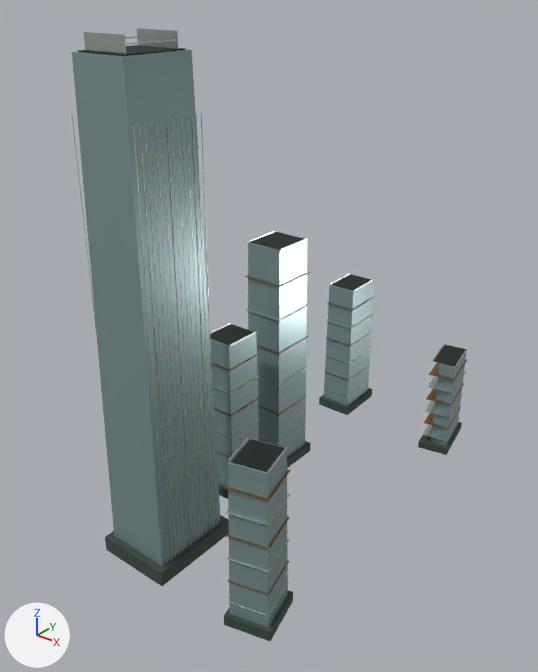
An edit to the glTF model landmarks/assets/shenzhen-bay-one.glb, drawn before and after from the same camera.
Both versions are drawn from a camera (50 mm lens) standing at (300.0, -410.0, 378.0) and looking at (-2.0, -32.0, 144.0). The lights are fixed; the arrows at lower left show +X, +Y and +Z. The picture after the commit comes second. Vertices at exactly the same position are counted once.

Names of what the first picture shows: 'crown_frame', 'envelope', 'fins', 'floor_bands', 'floor_bands.001', 'podium', 'roof_deck' and 2 more.
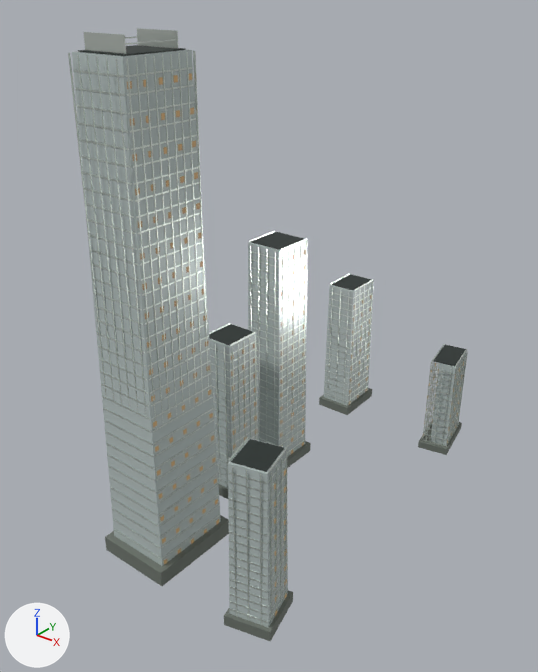
Boxes (x1, y1, x2, y2) around the edits, measured in the pictures (538 x 672 px):
'envelope', recoloured, surface changed (grey to light grey): (72, 49, 467, 628) in both
'fins', reshaped (175% wider, 28% taller): before (72, 113, 217, 563); after (68, 50, 468, 625)
'podium', recoloured: (105, 388, 462, 641) in both
'floor_bands.001', deleted: before (211, 271, 467, 595)
part 1 of me_fins, added: after (194, 51, 209, 391)
part 2 of me_fins, added: after (186, 52, 203, 400)
part 3 of me_fins, added: after (178, 53, 197, 404)
part 4 of me_fins, added: after (170, 54, 190, 404)
part 5 of me_fins, added: after (162, 55, 184, 412)
part 6 of me_fins, added: after (153, 56, 177, 415)
part 7 of me_fins, added: after (144, 57, 170, 413)
part 8 of me_fins, added: after (135, 57, 164, 423)
part 9 of me_fins, added: after (126, 58, 156, 421)
part 10 of me_fins, added: after (193, 50, 198, 145)
part 11 of me_fins, added: after (116, 58, 146, 413)
part 12 of me_fins, added: after (106, 57, 138, 412)
part 13 of me_fins, added: after (96, 57, 130, 409)
part 14 of me_fins, added: after (87, 56, 122, 405)
part 15 of me_fins, added: after (77, 55, 114, 400)
part 16 of me_fins, added: after (68, 54, 106, 394)
part 17 of me_fins, deleted: before (201, 113, 217, 519)
part 18 of me_fins, deleted: before (196, 114, 214, 528)
part 19 of me_fins, deleted: before (191, 115, 210, 530)
part 20 of me_fins, reshaped: before (72, 116, 206, 563); after (215, 241, 468, 625)
'floor_bands', unchanged, uncovered by the edit: before (212, 304, 466, 617); after (74, 67, 466, 623)
'night_windows', unchanged, uncovered by the edit: before (140, 146, 461, 585); after (127, 73, 464, 616)

What changed in the scene script:
```text
Change mat_glass:
    mat_glass.base_color: (0.27, 0.381, 0.392) -> (0.558, 0.644, 0.631)  # grey #8ea6a8 -> light grey #c5d2d0
    mat_glass.roughness: 0.24 -> 0.16
Change mat_stone:
    mat_stone.base_color: (0.0452, 0.0704, 0.0545) -> (0.153, 0.175, 0.15)  # greyish green #3c4b42 -> grey #6d746c
Change me_fins:
    used by ob_fins; location = (0.0, 0.0, 0.0)
    remove me_fins.from_pydata(...)  # 224 vertices, 336 faces; spans x -53.0..-2.0, y -144.0..-93.0, z 1.0..307.0
    add me_fins.from_pydata(...)  # 896 vertices, 1344 faces; spans x -52.0..85.0, y -148.0..153.0, z 0.0..340.0
    me_fins part 1: a new loose piece, a box spanning x -4.55..-3.9, y -94.72..-94.1, z 0.5..339.9, in mat_metal (light grey #d5ddd6)
    me_fins part 2: a new loose piece, a box spanning x -4.56..-3.91, y -100.82..-100.19, z 0.5..339.9, in mat_metal (light grey #d5ddd6)
    me_fins part 3: a new loose piece, a box spanning x -4.57..-3.92, y -106.91..-106.29, z 0.5..339.9, in mat_metal (light grey #d5ddd6)
    me_fins part 4: a new loose piece, a box spanning x -4.58..-3.93, y -113.01..-112.39, z 0.5..339.9, in mat_metal (light grey #d5ddd6)
    me_fins part 5: a new loose piece, a box spanning x -4.59..-3.94, y -119.11..-118.49, z 0.5..339.9, in mat_metal (light grey #d5ddd6)
    me_fins part 6: a new loose piece, a box spanning x -4.6..-3.95, y -125.21..-124.59, z 0.5..339.9, in mat_metal (light grey #d5ddd6)
    me_fins part 7: a new loose piece, a box spanning x -4.61..-3.96, y -131.31..-130.69, z 0.5..339.9, in mat_metal (light grey #d5ddd6)
    me_fins part 8: a new loose piece, a box spanning x -4.62..-3.97, y -137.41..-136.79, z 0.5..339.9, in mat_metal (light grey #d5ddd6)
    me_fins part 9: a new loose piece, a box spanning x -4.63..-3.98, y -143.51..-142.89, z 0.5..339.9, in mat_metal (light grey #d5ddd6)
    me_fins part 10: a new loose piece, a box spanning x -8.61..-8.06, y -91.35..-90.7, z 0.5..339.9, in mat_metal (light grey #d5ddd6)
    me_fins part 11: a new loose piece, a box spanning x -8.7..-8.15, y -146.89..-146.24, z 0.5..339.9, in mat_metal (light grey #d5ddd6)
    me_fins part 12: a new loose piece, a box spanning x -16.29..-15.74, y -146.88..-146.23, z 0.5..339.9, in mat_metal (light grey #d5ddd6)
    me_fins part 13: a new loose piece, a box spanning x -23.87..-23.32, y -146.86..-146.21, z 0.5..339.9, in mat_metal (light grey #d5ddd6)
    me_fins part 14: a new loose piece, a box spanning x -31.45..-30.9, y -146.85..-146.2, z 0.5..339.9, in mat_metal (light grey #d5ddd6)
    me_fins part 15: a new loose piece, a box spanning x -39.04..-38.49, y -146.84..-146.19, z 0.5..339.9, in mat_metal (light grey #d5ddd6)
    me_fins part 16: a new loose piece, a box spanning x -46.62..-46.07, y -146.83..-146.17, z 0.5..339.9, in mat_metal (light grey #d5ddd6)
    me_fins part 17: the loose piece of 8 vertices spanning x -2.0, y -93.0, z 1.0..307.0 is deleted
    me_fins part 18: the loose piece of 8 vertices spanning x -2.0, y -97.0, z 1.0..307.0 is deleted
    me_fins part 19: the loose piece of 8 vertices spanning x -2.0, y -101.0, z 1.0..307.0 is deleted
    me_fins part 20: 176 vertices removed from x -53.0..-2.0, y -144.0..-93.0, z 1.0..307.0; 656 vertices added at x -52.0..85.0, y -148.0..153.0, z 0.0..194.0
    other edits to the shape of me_fins do not show in these pictures
Remove ob_floor_bands_001:
    ob_floor_bands_001 = bpy.data.objects.new('floor_bands.001', me_floor_bands_001)
    ob_floor_bands_001.location = (0.0, 0.0, 0.0)
```
